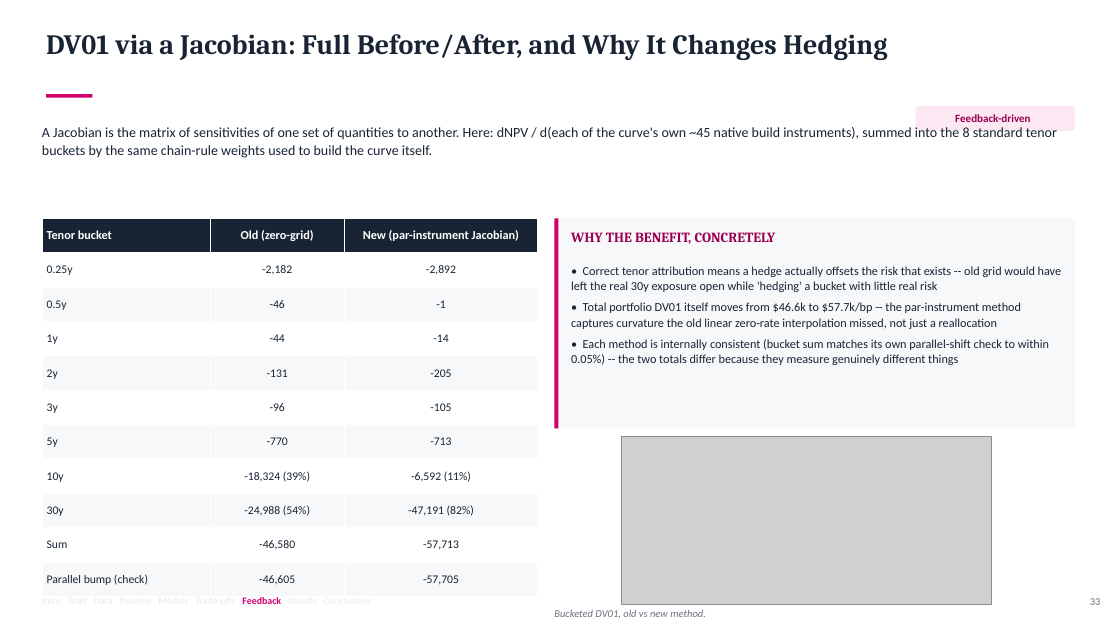
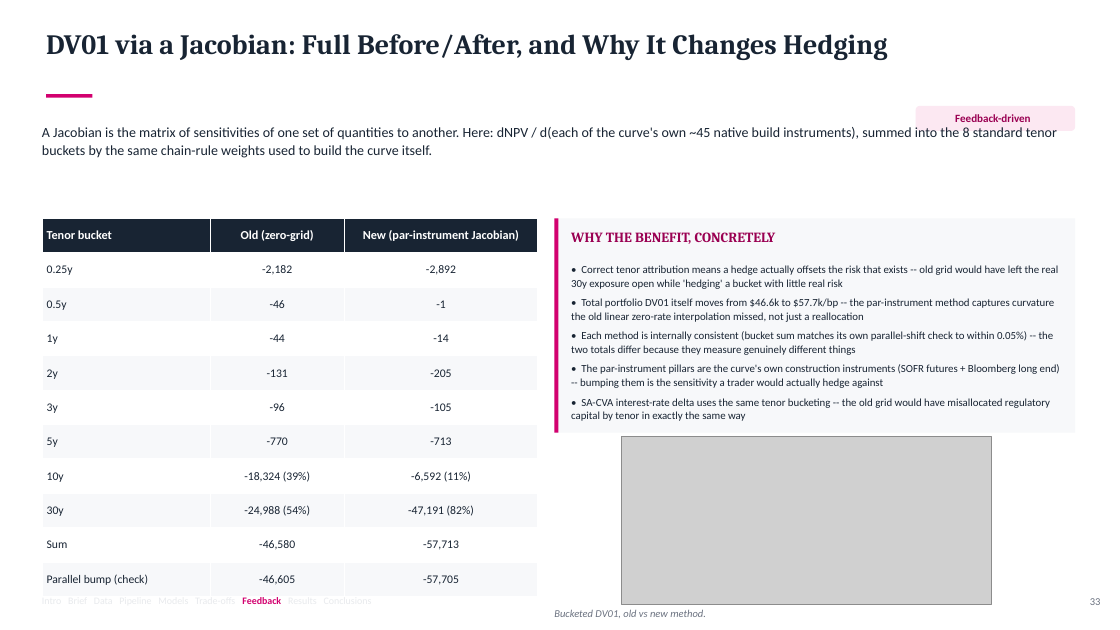
Before and after one commit to eshapandya24/capitolis-risk-engine, a slide deck: slide 33 of docs/Capitolis_CCR_Client_Final_Presentation.pptx. Drawn at 1120x630 pixels with LibreOffice and Linux fonts; fonts in the diff are those of the drawing; grey boxes stand for pictures. Boxes give left, top, right and bottom in pixels: in the first picture for what was removed or moved away, otherwise in the second. Text is boxed around its words. In the diff, an @@ line names an element or a change of style, - is before the commit and + after.

```diff
--- a/docs/Capitolis_CCR_Client_Final_Presentation.pptx
+++ b/docs/Capitolis_CCR_Client_Final_Presentation.pptx
@@ rectangle: place and size @@
-rectangle at [555, 218, 1075, 429]
+rectangle at [555, 218, 1075, 433]
@@ rectangle: place and size @@
-rectangle at [555, 218, 559, 429]
+rectangle at [555, 218, 559, 433]
@@ text at [571, 265, 1059, 355]: size 10.5 to 9.3 pt in "• Correct tenor attribution means a hedge ...", "• Total portfolio DV01 itself moves from ...", "• Each method is internally consistent (bucket ..." @@
@@ text at [571, 364, 1060, 421]: paragraphs added @@
+• The par-instrument pillars are the curve's own construction instruments (SOFR futures + Bloomberg long end) -- bumping them is the sensitivity a trader would actually hedge against
+• SA-CVA interest-rate delta uses the same tenor bucketing -- the old grid would have misallocated regulatory capital by tenor in exactly the same way
```
Also in this commit, not shown: 11 other slides changed, 1 other file.
